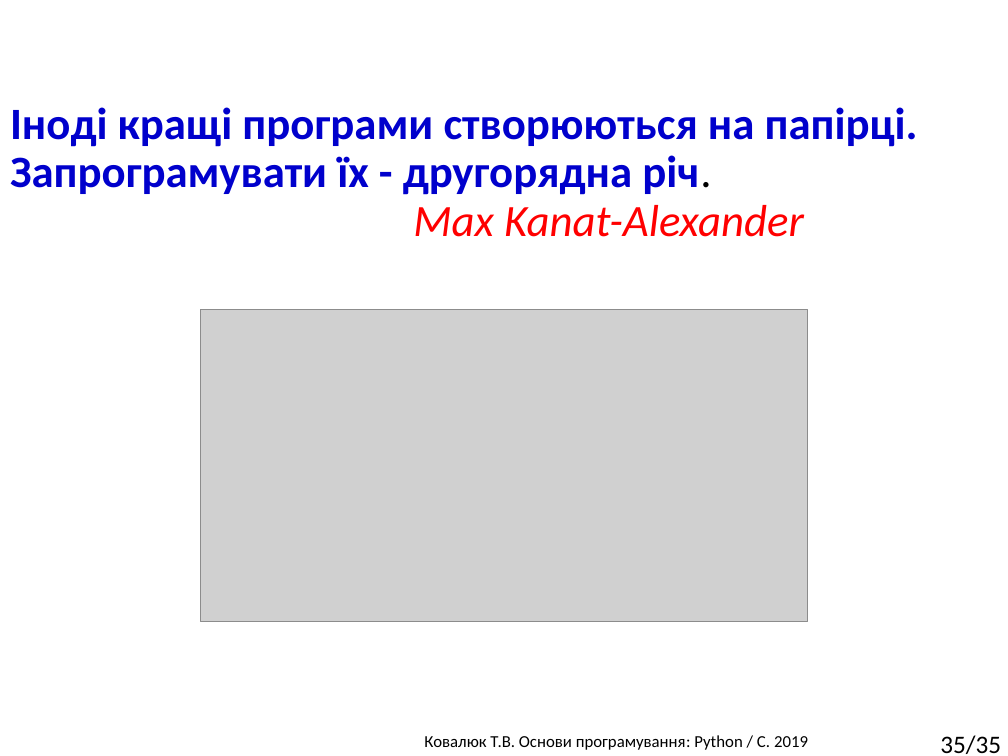
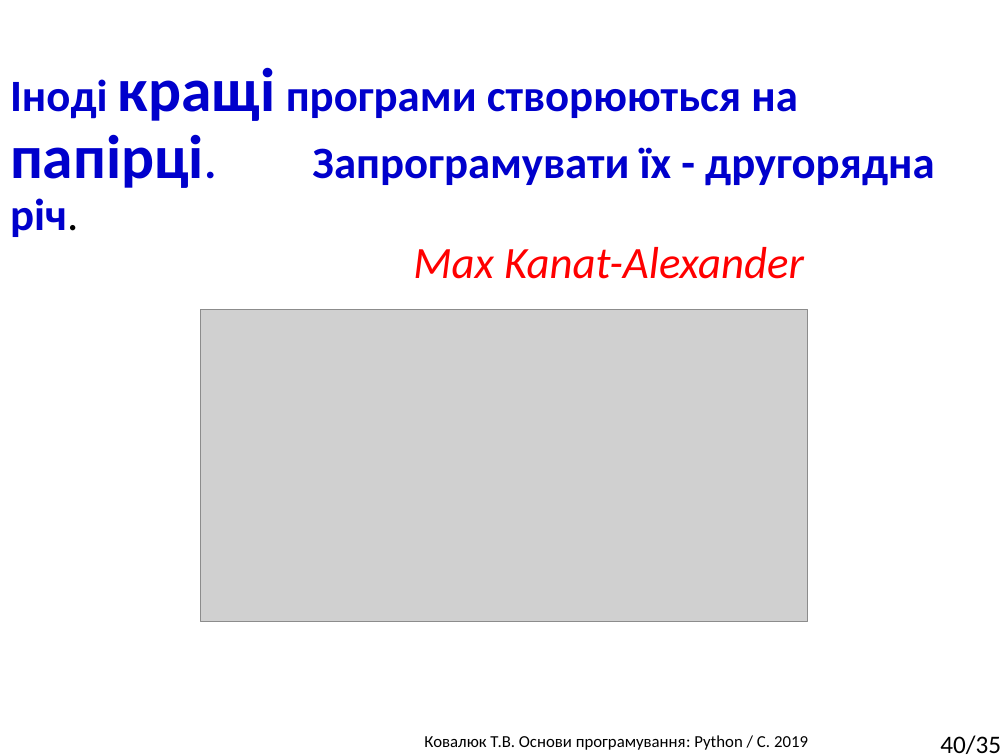
Before and after one commit to tkovalyuk/Basics-of-programming, a slide deck: slide 40 of lec10_python_Dictionaries+Set.pptx (slide 35 before the commit). Drawn at 1008x756 pixels with LibreOffice and Linux fonts; fonts in the diff are those of the drawing; grey boxes stand for pictures; background and template pictures are left out. Boxes give left, top, right and bottom in pixels: in the first picture for what was removed or moved away, otherwise in the second. Text is boxed around its words. In the diff, an @@ line names an element or a change of style, - is before the commit and + after.

```diff
--- a/lec10_python_Dictionaries+Set.pptx
+++ b/lec10_python_Dictionaries+Set.pptx
@@ title "Іноді кращі програми створюються на ..." at (10, 67, 934, 279): size 32 to 44 pt in "кращі папірці." @@
@@ page number at (940, 735, 1001, 754): text changed @@
-35/35
+40/35
```
Also in this commit, not shown: 4 other slides changed, 5 slides added.
